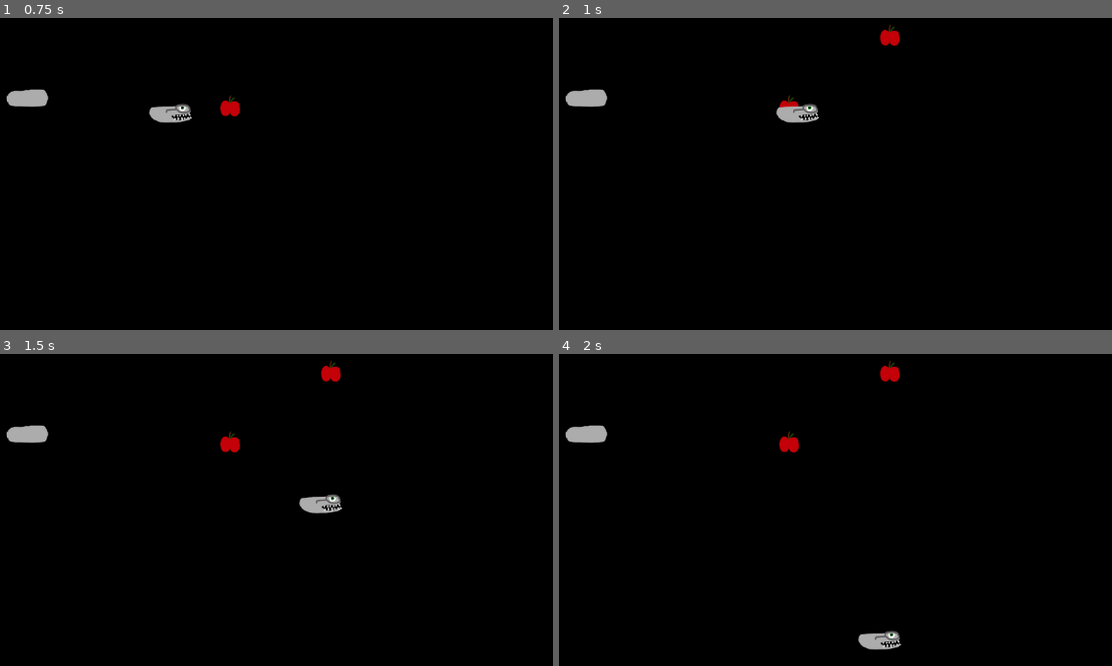
Above: before the commit, frames 1-4 (two rows, left to right).
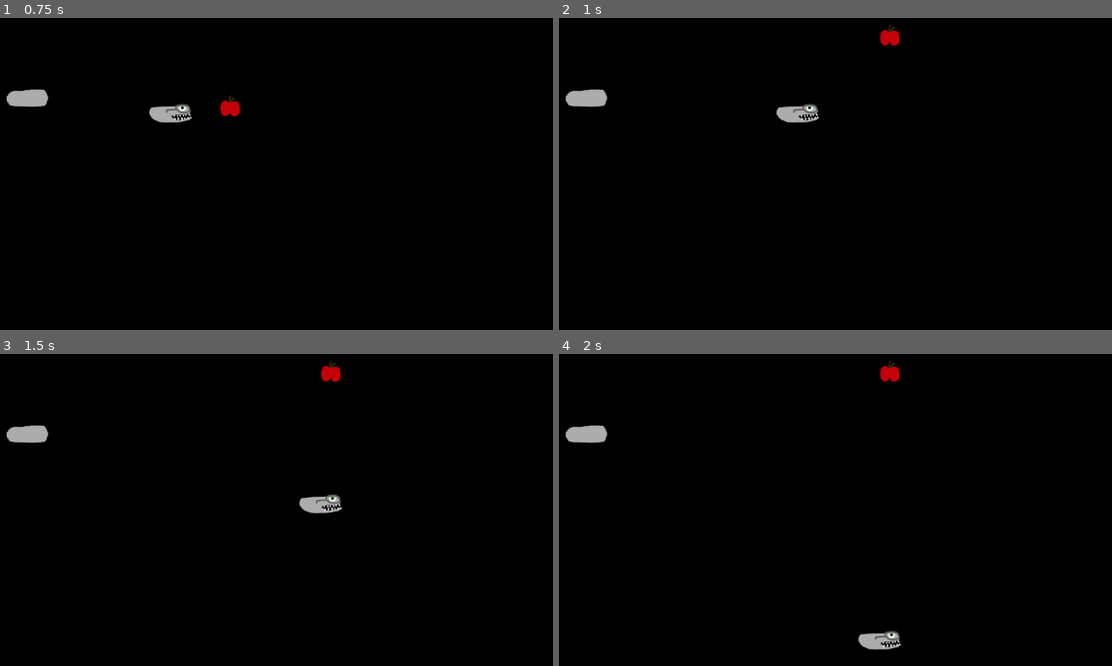
Above: after the commit, the same moments.

Repository: 444B/learning-godot
Game: Godot game, scene res://game.tscn
Two runs of this game, one before a commit and one after it. Both use one fixed random seed, a clock stepped at 60 frames per second and the inputs below.
Inputs:
- Up to frame 1 (0.75 s): tap Enter at 0.5 s; hold D (move_right) from 0.53 s (still down)
- Up to frame 2 (1 s): keep holding D (move_right)
- Up to frame 3 (1.5 s): release D (move_right) at 1.28 s; hold S (move_down) from 1.28 s (still down)
- Up to frame 4 (2 s): keep holding S (move_down)

Frame 1 is identical in both runs. In frame 2, less than 0.1% of the frame differs, in the area x 39-44%, y 24-29%; in frame 3, 0.2%, in the area x 39-44%, y 24-32%; in frame 4, 0.2%.

Commit message:
apples dissapear

Diff:
--- /dev/null
+++ b/snake/apple.gd
@@ -0,0 +1,9 @@
+extends Area2D
+
+
+
+
+func _on_area_entered(area):
+	if area.is_in_group("snake-head"):
+		queue_free()
+		print("game over")
--- a/snake/apple.tscn
+++ b/snake/apple.tscn
@@ -1,11 +1,13 @@
-[gd_scene load_steps=3 format=3 uid="uid://b47e08io1ui1c"]
+[gd_scene load_steps=4 format=3 uid="uid://b47e08io1ui1c"]
 
+[ext_resource type="Script" path="res://apple.gd" id="1_b12pk"]
 [ext_resource type="Texture2D" uid="uid://dsnwndqibo2mc" path="res://assets/apple.png" id="1_ktryb"]
 
 [sub_resource type="CircleShape2D" id="CircleShape2D_qjjb0"]
 radius = 15.0
 
 [node name="Node2D" type="Area2D" groups=["apple-group"]]
+script = ExtResource("1_b12pk")
 
 [node name="Sprite2D" type="Sprite2D" parent="."]
 position = Vector2(-1, -1.90735e-06)
@@ -16,3 +18,5 @@
 visible = false
 position = Vector2(-1.90735e-06, -1.90735e-06)
 shape = SubResource("CircleShape2D_qjjb0")
+
+[connection signal="area_entered" from="." to="." method="_on_area_entered"]
--- a/snake/game.tscn
+++ b/snake/game.tscn
@@ -1,7 +1,8 @@
-[gd_scene load_steps=6 format=3 uid="uid://bg0elji7c3ey3"]
+[gd_scene load_steps=7 format=3 uid="uid://bg0elji7c3ey3"]
 
 [ext_resource type="PackedScene" uid="uid://c4b1kauswsvx" path="res://background.tscn" id="1_k4rq8"]
 [ext_resource type="PackedScene" uid="uid://b47e08io1ui1c" path="res://apple.tscn" id="2_8p2hx"]
+[ext_resource type="Script" path="res://apple.gd" id="3_07rxy"]
 [ext_resource type="PackedScene" uid="uid://bb2qmr5c4db27" path="res://snake-body.tscn" id="3_ar3po"]
 [ext_resource type="PackedScene" uid="uid://euf8pa44hx7j" path="res://snake_head.tscn" id="4_te55q"]
 [ext_resource type="PackedScene" uid="uid://bgoc6h3rpfetb" path="res://random_item_placer.tscn" id="5_cveiw"]
@@ -13,11 +14,12 @@
 
 [node name="Apple" parent="." instance=ExtResource("2_8p2hx")]
 position = Vector2(549, 323)
+script = ExtResource("3_07rxy")
 
-[node name="Snake Body" parent="." instance=ExtResource("3_ar3po")]
+[node name="Snake Body" parent="." groups=["snake"] instance=ExtResource("3_ar3po")]
 position = Vector2(254, 306)
 
-[node name="Snake Head" parent="." instance=ExtResource("4_te55q")]
+[node name="Snake Head" parent="." groups=["snake", "snake-head"] instance=ExtResource("4_te55q")]
 position = Vector2(383, 331)
 
 [node name="Random Item Placer" parent="." instance=ExtResource("5_cveiw")]
--- a/snake/snake-head.gd
+++ b/snake/snake-head.gd
@@ -1,6 +1,7 @@
 extends Area2D
 
 signal hit
+signal eat
 
 var screen_size
 var apples_eaten: int = 0
@@ -38,5 +39,7 @@
 
 
 	elif area.is_in_group("snake-body-group"):
-		hide()
+		eat.emit()
+		#hide()
+		#queue_free()
 		print("game over")
Not shown, changed: snake/docs/gamedev-003.md
